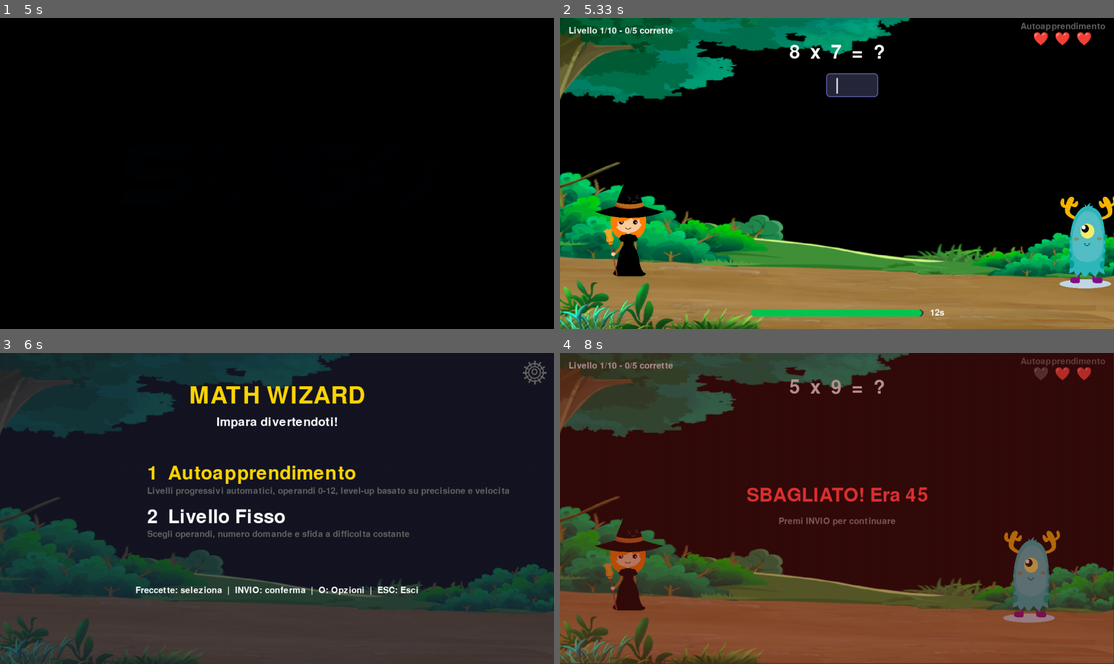
Above: before the commit, frames 1-4 (two rows, left to right).
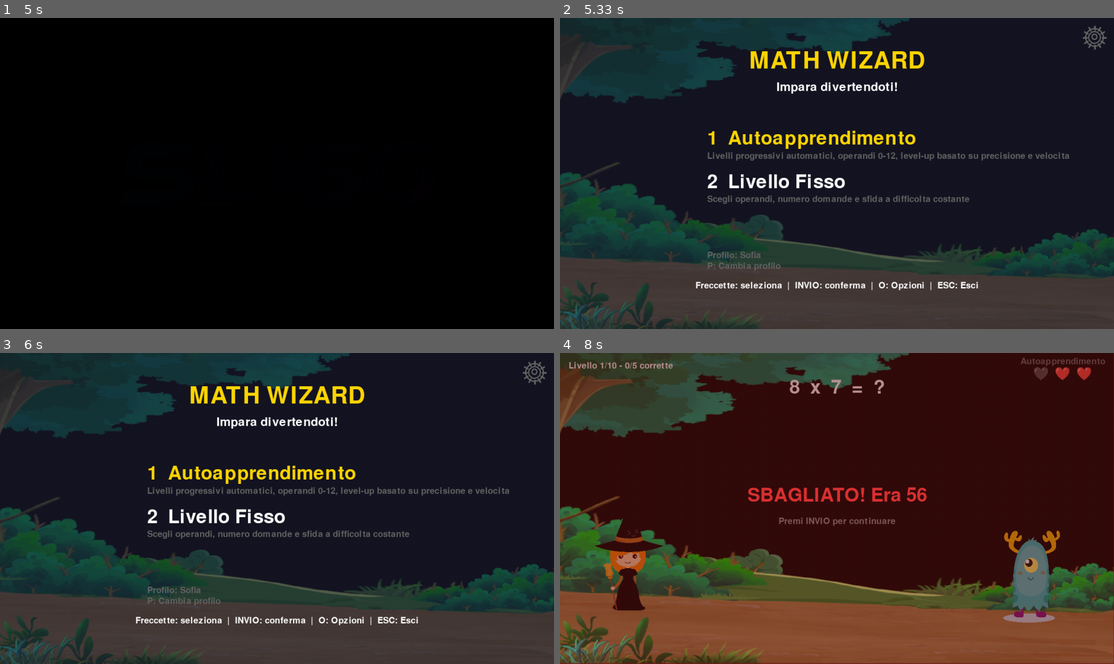
Above: after the commit, the same moments.

Repository: thefactor82/math-wizard
Game: pygame game, started from math-wizard.py
The game is run twice, just before and just after one commit, with the same random seed, the same clock (stepped at 60 frames per second) and the same inputs.
Inputs:
- Up to frame 1 (5 s): tap Enter at 0.33 s; hold Right from 4.53 s (still down)
- Up to frame 2 (5.33 s): release Right at 5.17 s; tap Enter at 5.2 s
- Up to frame 3 (6 s): hold P 5.53-5.9 s; hold Down 5.53-5.9 s; tap Esc at 5.93 s
- Up to frame 4 (8 s): hold Enter 6.27-6.63 s; hold Down 6.27-6.63 s; tap 1 at 6.67 s; tap Enter at 7.9 s

Frame 1 is identical in both runs. In frame 2, 99% of the frame differs, in the area x 0-100%, y 0-100%; in frame 3, 1.2%; in frame 4, 0.6%.

Commit message:
Add profile management

Diff:
--- a/math-wizard.py
+++ b/math-wizard.py
@@ -3,10 +3,11 @@
 import sys
 import os
 import math
+import json
 from datetime import datetime
 from collections import deque
 
-SESSIONS_FILE = "sessions.txt"
+PROFILES_DIR = "profiles"
 
 VITE_MAGO = 3
 TEMPO_LIMITE = 12
@@ -81,6 +82,7 @@
         self.font_tiny = pygame.font.Font(None, 22)
 
         self.carica_risorse()
+        self.gestione_profili()
         self.azzera_partita()
 
     def carica_risorse(self):
@@ -101,6 +103,77 @@
         self.heart_grey = pygame.transform.scale(pygame.image.load("lives_lost.png").convert_alpha(), (35, 35))
 
         self.logo = pygame.transform.scale(pygame.image.load("logo.png").convert_alpha(), (SCREEN_WIDTH, SCREEN_HEIGHT))
+
+    def gestione_profili(self):
+        os.makedirs(PROFILES_DIR, exist_ok=True)
+        idx_file = os.path.join(PROFILES_DIR, "profiles.json")
+        self.profilo_cursor = 0
+        self.profilo_input = ""
+        self.profilo_input_mode = False
+        self.config_operazione = "moltiplicazione"
+        self.config_somma_massima = 10
+        self.config_pool_a = [n < 10 for n in range(100)]
+        self.config_pool_b = [n < 10 for n in range(100)]
+        self.config_domande = 10
+        self.config_swap = True
+
+        self.profili = []
+        self.profilo_corrente = ""
+        if os.path.exists(idx_file):
+            try:
+                with open(idx_file, "r", encoding="utf-8") as f:
+                    data = json.load(f)
+                self.profili = [p for p in data.get("profiles", [])
+                                if os.path.isdir(os.path.join(PROFILES_DIR, p))]
+                self.profilo_corrente = data.get("current", "")
+                if self.profilo_corrente not in self.profili:
+                    self.profilo_corrente = ""
+            except (json.JSONDecodeError, Exception):
+                self.profili = []
+                self.profilo_corrente = ""
+        if self.profilo_corrente in self.profili:
+            self.carica_config_profilo(self.profilo_corrente)
+
+    def salva_profili(self):
+        path = os.path.join(PROFILES_DIR, "profiles.json")
+        with open(path, "w", encoding="utf-8") as f:
+            json.dump({"profiles": self.profili, "current": self.profilo_corrente}, f, indent=2)
+
+    def salva_config_profilo(self, nome=None):
+        nome = nome or self.profilo_corrente
+        if not nome:
+            return
+        prof_dir = os.path.join(PROFILES_DIR, nome)
+        os.makedirs(prof_dir, exist_ok=True)
+        path = os.path.join(prof_dir, "config.json")
+        data = {
+            "operazione": self.config_operazione,
+            "somma_massima": self.config_somma_massima,
+            "pool_a": self.config_pool_a,
+            "pool_b": self.config_pool_b,
+            "domande": self.config_domande,
+            "swap": self.config_swap,
+        }
+        with open(path, "w", encoding="utf-8") as f:
+            json.dump(data, f, indent=2)
+
+    def carica_config_profilo(self, nome):
+        path = os.path.join(PROFILES_DIR, nome, "config.json")
+        if os.path.exists(path):
+            with open(path, "r", encoding="utf-8") as f:
+                data = json.load(f)
+            self.config_operazione = data.get("operazione", self.config_operazione)
+            self.config_somma_massima = data.get("somma_massima", self.config_somma_massima)
+            self.config_pool_a = data.get("pool_a", self.config_pool_a)
+            self.config_pool_b = data.get("pool_b", self.config_pool_b)
+            self.config_domande = data.get("domande", self.config_domande)
+            self.config_swap = data.get("swap", self.config_swap)
+
+    def percorso_sessioni(self):
+        nome = self.profilo_corrente or "_fallback"
+        prof_dir = os.path.join(PROFILES_DIR, nome)
+        os.makedirs(prof_dir, exist_ok=True)
+        return os.path.join(prof_dir, "sessions.txt")
 
     def azzera_partita(self):
         self.modalita = "auto"
@@ -256,7 +329,45 @@
                 if self.debug_buf == "debug":
                     self.debug = not self.debug
                     self.debug_buf = ""
-            if self.state == "menu":
+            if self.state == "profile_select":
+                if self.profilo_input_mode:
+                    if event.key == pygame.K_ESCAPE:
+                        self.profilo_input_mode = False
+                        self.profilo_input = ""
+                    elif event.key == pygame.K_RETURN and self.profilo_input.strip():
+                        nuovo = self.profilo_input.strip()
+                        if nuovo not in self.profili:
+                            self.profili.append(nuovo)
+                            self.salva_config_profilo(nuovo)
+                            self.profilo_corrente = nuovo
+                            self.salva_profili()
+                            self.profilo_input = ""
+                            self.profilo_input_mode = False
+                            self.state = "menu"
+                    elif event.key == pygame.K_BACKSPACE:
+                        self.profilo_input = self.profilo_input[:-1]
+                    elif event.unicode and event.unicode.isprintable() and len(self.profilo_input) < 30:
+                        self.profilo_input += event.unicode
+                    return
+                if event.key == pygame.K_UP:
+                    self.profilo_cursor = (self.profilo_cursor - 1) % (len(self.profili) + 1)
+                elif event.key == pygame.K_DOWN:
+                    self.profilo_cursor = (self.profilo_cursor + 1) % (len(self.profili) + 1)
+                elif event.key == pygame.K_RETURN:
+                    if self.profilo_cursor < len(self.profili):
+                        self.profilo_corrente = self.profili[self.profilo_cursor]
+                        self.carica_config_profilo(self.profilo_corrente)
+                        self.salva_profili()
+                        self.state = "menu"
+                    else:
+                        self.profilo_input_mode = True
+                        self.profilo_input = ""
+                elif event.key == pygame.K_ESCAPE:
+                    if self.profili:
+                        self.state = "menu"
+                    else:
+                        self.running = False
+            elif self.state == "menu":
                 if event.key == pygame.K_UP:
                     self.menu_cursor = 0
                 elif event.key == pygame.K_DOWN:
@@ -272,6 +383,12 @@
                     self.avvia_partita()
                 elif event.key == pygame.K_o:
                     self.state = "opzioni"
+                elif event.key == pygame.K_p:
+                    if self.profilo_corrente in self.profili:
+                        self.profilo_cursor = self.profili.index(self.profilo_corrente)
+                    else:
+                        self.profilo_cursor = 0
+                    self.state = "profile_select"
                 elif event.key == pygame.K_ESCAPE:
                     self.running = False
             elif self.state == "opzioni":
@@ -336,6 +453,7 @@
             self.state = "opzioni"
             return
         if event.key == pygame.K_RETURN:
+            self.salva_config_profilo()
             self.state = "menu"
             return
 
@@ -495,7 +613,7 @@
             self.hit_timer -= 1
         if self.state == "splash":
             if pygame.time.get_ticks() - self.splash_start >= 5000:
-                self.state = "menu"
+                self.state = "profile_select"
             return
         if self.state == "gameover":
             return
@@ -522,6 +640,8 @@
     def disegna(self):
         if self.state == "splash":
             self.disegna_splash()
+        elif self.state == "profile_select":
+            self.disegna_profilo()
         elif self.state == "gioco" and not self.game_over:
             self.disegna_gioco()
         else:
@@ -555,6 +675,60 @@
         overlay.fill(BLACK)
         self.screen.blit(overlay, (0, 0))
 
+    def disegna_profilo(self):
+        overlay = pygame.Surface((SCREEN_WIDTH, SCREEN_HEIGHT))
+        overlay.set_alpha(200)
+        overlay.fill(BG_DARK)
+        self.screen.blit(overlay, (0, 0))
+
+        if self.profilo_input_mode:
+            titolo = self.font_titolo.render("NUOVO PROFILO", True, GOLD)
+            rect = titolo.get_rect(center=(SCREEN_WIDTH // 2, 120))
+            self.screen.blit(titolo, rect)
+
+            lbl = self.font_medio.render("Inserisci il nome:", True, WHITE)
+            rect = lbl.get_rect(center=(SCREEN_WIDTH // 2, 260))
+            self.screen.blit(lbl, rect)
+
+            txt = self.profilo_input + ("|" if pygame.time.get_ticks() % 1000 < 500 else " ")
+            surf = self.font_input.render(txt, True, WHITE)
+            box = surf.get_rect(center=(SCREEN_WIDTH // 2, 330))
+            bg = box.inflate(40, 16)
+            bg.width = max(bg.width, 200)
+            pygame.draw.rect(self.screen, (40, 40, 60), bg, border_radius=8)
+            pygame.draw.rect(self.screen, (100, 100, 180), bg, 2, border_radius=8)
+            self.screen.blit(surf, box)
+
+            if self.profilo_input:
+                hint = self.font_piccolo.render("INVIO per confermare", True, GRAY)
+                rect = hint.get_rect(center=(SCREEN_WIDTH // 2, 380))
+                self.screen.blit(hint, rect)
+            back = self.font_piccolo.render("ESC: annulla", True, GRAY)
+            rect = back.get_rect(center=(SCREEN_WIDTH // 2, SCREEN_HEIGHT - 60))
+            self.screen.blit(back, rect)
+            return
+
+        titolo = self.font_titolo.render("SELEZIONA PROFILO", True, GOLD)
+        rect = titolo.get_rect(center=(SCREEN_WIDTH // 2, 80))
+        self.screen.blit(titolo, rect)
+
+        voci = self.profili + ["+ Nuovo profilo"]
+        nuovo_idx = len(self.profili)
+        for i, voce in enumerate(voci):
+            y = 170 + i * 60
+            col = GOLD if i == self.profilo_cursor else WHITE
+            txt = self.font_grande.render(voce, True, col)
+            rect = txt.get_rect(midleft=(SCREEN_WIDTH // 2 - 200, y))
+            self.screen.blit(txt, rect)
+            if i < nuovo_idx and voce == self.profilo_corrente:
+                ok = self.font_piccolo.render("(attivo)", True, GRAY)
+                rect = ok.get_rect(midleft=(SCREEN_WIDTH // 2 + 150, y + 20))
+                self.screen.blit(ok, rect)
+
+        info = self.font_piccolo.render("Freccette: naviga  |  INVIO: seleziona  |  ESC: esci", True, GRAY)
+        rect = info.get_rect(center=(SCREEN_WIDTH // 2, SCREEN_HEIGHT - 60))
+        self.screen.blit(info, rect)
+
     def disegna_menu(self):
         overlay = pygame.Surface((SCREEN_WIDTH, SCREEN_HEIGHT))
         overlay.set_alpha(180)
@@ -598,8 +772,15 @@
         rect = gear_label.get_rect(center=(cx, cy))
         self.screen.blit(gear_label, rect)
 
+        profilo_lbl = self.font_piccolo.render(f"Profilo: {self.profilo_corrente}", True, GRAY)
+        rect = profilo_lbl.get_rect(midleft=(SCREEN_WIDTH // 2 - 300, 550))
+        self.screen.blit(profilo_lbl, rect)
+        cambia_lbl = self.font_piccolo.render("P: Cambia profilo", True, GRAY)
+        rect = cambia_lbl.get_rect(midleft=(SCREEN_WIDTH // 2 - 300, 575))
+        self.screen.blit(cambia_lbl, rect)
+
         info = self.font_piccolo.render("Freccette: seleziona  |  INVIO: conferma  |  O: Opzioni  |  ESC: Esci", True, WHITE)
-        rect = info.get_rect(center=(SCREEN_WIDTH // 2, 550))
+        rect = info.get_rect(center=(SCREEN_WIDTH // 2, 620))
         self.screen.blit(info, rect)
 
     def disegna_opzioni(self):
@@ -1000,13 +1181,15 @@
             pool_a_txt = ",".join(str(n) for n in self.pool_a)
             pool_b_txt = ",".join(str(n) for n in self.pool_b)
             riga = f"{now} | Livello Fisso | {op_txt} | Corrette: {tot_corrette} | Sbagliate: {tot_sbagliate} | Pool A: [{pool_a_txt}] | Pool B: [{pool_b_txt}] | Domande: {self.domande_fatte}/{self.domande_totali} | Tempo medio: {tempo_medio:.1f}s"
-        with open(SESSIONS_FILE, "a", encoding="utf-8") as f:
+        path = self.percorso_sessioni()
+        with open(path, "a", encoding="utf-8") as f:
             f.write(riga + "\n")
 
     def carica_sessioni(self):
-        if not os.path.exists(SESSIONS_FILE):
+        path = self.percorso_sessioni()
+        if not os.path.exists(path):
             return []
-        with open(SESSIONS_FILE, "r", encoding="utf-8") as f:
+        with open(path, "r", encoding="utf-8") as f:
             righe = f.readlines()
         ultime = [r.strip() for r in righe if r.strip()]
         return list(reversed(ultime[-6:]))
--- /dev/null
+++ b/profiles/Giulia/config.json
@@ -0,0 +1,210 @@
+{
+  "operazione": "moltiplicazione",
+  "somma_massima": 20,
+  "pool_a": [
+    false,
+    false,
+    false,
+    false,
+    false,
+    false,
+    false,
+    true,
+    true,
+    true,
+    false,
+    false,
+    false,
+    true,
+    true,
+    true,
+    true,
+    true,
+    true,
+    true,
+    false,
+    false,
+    false,
+    false,
+    false,
+    false,
+    false,
+    false,
+    false,
+    false,
+    false,
+    false,
+    false,
+    false,
+    false,
+    false,
+    false,
+    false,
+    false,
+    false,
+    false,
+    false,
+    false,
+    false,
+    false,
+    false,
+    false,
+    false,
+    false,
+    false,
+    false,
+    false,
+    false,
+    false,
+    false,
+    false,
+    false,
+    false,
+    false,
+    false,
+    false,
+    false,
+    false,
+    false,
+    false,
+    false,
+    false,
+    false,
+    false,
+    false,
+    false,
+    false,
+    false,
+    false,
+    false,
+    false,
+    false,
+    false,
+    false,
+    false,
+    false,
+    false,
+    false,
+    false,
+    false,
+    false,
+    false,
+    false,
+    false,
+    false,
+    false,
+    false,
+    false,
+    false,
+    false,
+    false,
+    false,
+    false,
+    false,
+    false
+  ],
+  "pool_b": [
+    false,
+    false,
+    false,
+    false,
+    false,
+    false,
+    true,
+    true,
+    true,
+    true,
+    false,
+    false,
+    false,
+    false,
+    false,
+    false,
+    false,
+    false,
+    false,
+    false,
+    false,
+    false,
+    false,
+    false,
+    false,
+    false,
+    false,
+    false,
+    false,
+    false,
+    false,
+    false,
+    false,
+    false,
+    false,
+    false,
+    false,
+    false,
+    false,
+    false,
+    false,
+    false,
+    false,
+    false,
+    false,
+    false,
+    false,
+    false,
+    false,
+    false,
+    false,
+    false,
+    false,
+    false,
+    false,
+    false,
+    false,
+    false,
+    false,
+    false,
+    false,
+    false,
+    false,
+    false,
+    false,
+    false,
+    false,
+    false,
+    false,
+    false,
+    false,
+    false,
+    false,
+    false,
+    false,
+    false,
+    false,
+    false,
+    false,
+    false,
+    false,
+    false,
+    false,
+    false,
+    false,
+    false,
+    false,
+    false,
+    false,
+    false,
+    false,
+    false,
+    false,
+    false,
+    false,
+    false,
+    false,
+    false,
+    false,
+    false
+  ],
+  "domande": 15,
+  "swap": true
+}
--- /dev/null
+++ b/profiles/Sofia/config.json
@@ -0,0 +1,210 @@
+{
+  "operazione": "moltiplicazione",
+  "somma_massima": 10,
+  "pool_a": [
+    true,
+    true,
+    true,
+    true,
+    true,
+    true,
+    true,
+    true,
+    true,
+    true,
+    false,
+    false,
+    false,
+    false,
+    false,
+    false,
+    false,
+    false,
+    false,
+    false,
+    false,
+    false,
+    false,
+    false,
+    false,
+    false,
+    false,
+    false,
+    false,
+    false,
+    false,
+    false,
+    false,
+    false,
+    false,
+    false,
+    false,
+    false,
+    false,
+    false,
+    false,
+    false,
+    false,
+    false,
+    false,
+    false,
+    false,
+    false,
+    false,
+    false,
+    false,
+    false,
+    false,
+    false,
+    false,
+    false,
+    false,
+    false,
+    false,
+    false,
+    false,
+    false,
+    false,
+    false,
+    false,
+    false,
+    false,
+    false,
+    false,
+    false,
+    false,
+    false,
+    false,
+    false,
+    false,
+    false,
+    false,
+    false,
+    false,
+    false,
+    false,
+    false,
+    false,
+    false,
+    false,
+    false,
+    false,
+    false,
+    false,
+    false,
+    false,
+    false,
+    false,
+    false,
+    false,
+    false,
+    false,
+    false,
+    false,
+    false
+  ],
+  "pool_b": [
+    true,
+    true,
+    true,
+    true,
+    true,
+    true,
+    true,
+    true,
+    true,
+    true,
+    false,
+    false,
+    false,
+    false,
+    false,
+    false,
+    false,
+    false,
+    false,
+    false,
+    false,
+    false,
+    false,
+    false,
+    false,
+    false,
+    false,
+    false,
+    false,
+    false,
+    false,
+    false,
+    false,
+    false,
+    false,
+    false,
+    false,
+    false,
+    false,
+    false,
+    false,
+    false,
+    false,
+    false,
+    false,
+    false,
+    false,
+    false,
+    false,
+    false,
+    false,
+    false,
+    false,
+    false,
+    false,
+    false,
+    false,
+    false,
+    false,
+    false,
+    false,
+    false,
+    false,
+    false,
+    false,
+    false,
+    false,
+    false,
+    false,
+    false,
+    false,
+    false,
+    false,
+    false,
+    false,
+    false,
+    false,
+    false,
+    false,
+    false,
+    false,
+    false,
+    false,
+    false,
+    false,
+    false,
+    false,
+    false,
+    false,
+    false,
+    false,
+    false,
+    false,
+    false,
+    false,
+    false,
+    false,
+    false,
+    false,
+    false
+  ],
+  "domande": 10,
+  "swap": true
+}
--- /dev/null
+++ b/profiles/profiles.json
@@ -0,0 +1,7 @@
+{
+  "profiles": [
+    "Sofia",
+    "Giulia"
+  ],
+  "current": "Giulia"
+}
--- a/sessions.txt
+++ /dev/null
@@ -1,45 +0,0 @@
-2026-06-21 16:25 | Livello Fisso | Corrette: 20 | Sbagliate: 0 | Pool A: [6,7] | Pool B: [4,5,6,7,8,9] | Domande: 20/20 | Tempo medio: 4.2s
-2026-06-21 16:30 | Livello Fisso | Corrette: 18 | Sbagliate: 2 | Pool A: [6,7,8] | Pool B: [3,4,5,6,7,8,9] | Domande: 20/20 | Tempo medio: 5.7s
-2026-06-21 16:32 | Livello Fisso | Corrette: 19 | Sbagliate: 1 | Pool A: [6,7,8] | Pool B: [3,4,5,6,7,8,9] | Domande: 20/20 | Tempo medio: 4.3s
-2026-06-21 16:37 | Livello Fisso | Corrette: 20 | Sbagliate: 0 | Pool A: [6,7,8] | Pool B: [3,4,5,6,7,8,9] | Domande: 20/20 | Tempo medio: 3.2s
-2026-06-21 16:45 | Livello Fisso | Corrette: 5 | Sbagliate: 0 | Pool A: [0,1,2,3,4,5,6,7,8,9] | Pool B: [0,1,2,3,4,5,6,7,8,9] | Domande: 5/5 | Tempo medio: 4.2s
-2026-06-21 16:54 | Livello Fisso | Corrette: 4 | Sbagliate: 1 | Pool A: [0,1,2,3,4,5,6,7,8,9] | Pool B: [0,1,2,3,4,5,6,7,8,9] | Domande: 5/5 | Tempo medio: 3.8s
-2026-06-26 11:26 | Livello Fisso | Corrette: 9 | Sbagliate: 1 | Pool A: [5,6,7] | Pool B: [3,4,5,6,7,8,9] | Domande: 10/10 | Tempo medio: 4.1s
-2026-06-26 11:28 | Livello Fisso | Corrette: 10 | Sbagliate: 0 | Pool A: [5,6,7,8] | Pool B: [3,4,5,6,7,8,9] | Domande: 10/10 | Tempo medio: 4.3s
-2026-06-26 11:39 | Livello Fisso | Corrette: 13 | Sbagliate: 2 | Pool A: [7,8,9] | Pool B: [4,5,6,7,8,9] | Domande: 15/15 | Tempo medio: 6.4s
-2026-06-26 11:40 | Livello Fisso | Corrette: 15 | Sbagliate: 0 | Pool A: [7,8,9] | Pool B: [5,6,7,8,9] | Domande: 15/15 | Tempo medio: 4.3s
-2026-06-26 11:44 | Livello Fisso | Corrette: 15 | Sbagliate: 0 | Pool A: [7,8,9] | Pool B: [6,7,8,9] | Domande: 15/15 | Tempo medio: 4.4s
-2026-06-26 11:56 | Livello Fisso | Corrette: 0 | Sbagliate: 3 | Pool A: [0,1,2,3,4,5,6,7,8,9] | Pool B: [0,1,2,3,4,5,6,7,8,9] | Domande: 3/10 | Tempo medio: 2.6s
-2026-06-26 11:56 | Livello Fisso | Corrette: 1 | Sbagliate: 0 | Pool A: [0,1,2,3,4,5,6,7,8,9] | Pool B: [0,1,2,3,4,5,6,7,8,9] | Domande: 1/1 | Tempo medio: 1.9s
-2026-06-26 12:52 | Livello Fisso | Corrette: 2 | Sbagliate: 0 | Pool A: [9] | Pool B: [0,1,2,3,4,5,6,7,8,9] | Domande: 2/2 | Tempo medio: 4.1s
-2026-06-29 11:39 | Livello Fisso | Corrette: 14 | Sbagliate: 1 | Pool A: [6,7,8,9] | Pool B: [4,5,6,7,8,9] | Domande: 15/15 | Tempo medio: 4.8s
-2026-06-29 11:41 | Livello Fisso | Corrette: 14 | Sbagliate: 1 | Pool A: [6,7,8,9] | Pool B: [4,5,6,7,8,9] | Domande: 15/15 | Tempo medio: 4.6s
-2026-06-29 11:43 | Livello Fisso | Corrette: 14 | Sbagliate: 1 | Pool A: [6,7,8,9] | Pool B: [4,5,6,7,8,9] | Domande: 15/15 | Tempo medio: 3.8s
-2026-06-29 11:46 | Livello Fisso | Corrette: 15 | Sbagliate: 0 | Pool A: [6,7,8,9] | Pool B: [4,5,6,7,8,9] | Domande: 15/15 | Tempo medio: 4.2s
-2026-06-29 12:54 | Livello Fisso | Corrette: 15 | Sbagliate: 0 | Pool A: [7,8,9] | Pool B: [3,4,5,6,7,8,9] | Domande: 15/15 | Tempo medio: 3.5s
-2026-06-29 12:57 | Livello Fisso | Corrette: 15 | Sbagliate: 0 | Pool A: [7,8,9] | Pool B: [4,5,6,7,8,9] | Domande: 15/15 | Tempo medio: 4.9s
-2026-06-29 12:59 | Livello Fisso | Corrette: 15 | Sbagliate: 0 | Pool A: [7,8,9] | Pool B: [4,5,6,7,8,9] | Domande: 15/15 | Tempo medio: 3.4s
-2026-06-29 13:01 | Livello Fisso | Corrette: 10 | Sbagliate: 0 | Pool A: [7,8,9] | Pool B: [4,5,6,7,8,9] | Domande: 10/10 | Tempo medio: 3.1s
-2026-06-29 15:44 | Livello Fisso | Corrette: 14 | Sbagliate: 1 | Pool A: [7,8,9] | Pool B: [3,4,5,6,7,8,9] | Domande: 15/15 | Tempo medio: 3.5s
-2026-06-29 15:46 | Livello Fisso | Corrette: 15 | Sbagliate: 0 | Pool A: [7,8,9] | Pool B: [3,4,5,6,7,8,9] | Domande: 15/15 | Tempo medio: 3.4s
-2026-06-29 15:48 | Livello Fisso | Corrette: 15 | Sbagliate: 0 | Pool A: [7,8,9] | Pool B: [4,5,6,7,8,9] | Domande: 15/15 | Tempo medio: 3.7s
-2026-06-29 15:49 | Livello Fisso | Corrette: 14 | Sbagliate: 1 | Pool A: [7,8,9] | Pool B: [4,5,6,7,8,9] | Domande: 15/15 | Tempo medio: 3.5s
-2026-06-29 18:15 | Livello Fisso | Addizione | Corrette: 8 | Sbagliate: 2 | Pool A: [0,1,2,3,4,5,6,7,8,9,10,11,12,13,14,15,16,17,18,19] | Pool B: [0,1,2,3,4,5,6,7,8,9,10,11,12,13,14,15,16,17,18,19] | Domande: 10/10 | Tempo medio: 5.4s
-2026-06-29 18:17 | Livello Fisso | Addizione | Corrette: 9 | Sbagliate: 1 | Pool A: [0,1,2,3,4,5,6,7,8,9,10,11,12,13,14,15,16,17,18,19] | Pool B: [0,1,2,3,4,5,6,7,8,9,10,11,12,13,14,15,16,17,18,19] | Domande: 10/10 | Tempo medio: 4.9s
-2026-06-29 18:20 | Livello Fisso | Addizione | Corrette: 10 | Sbagliate: 3 | Pool A: [0,1,2,3,4,5,6,7,8,9,10,11,12,13,14,15,16,17,18,19] | Pool B: [0,1,2,3,4,5,6,7,8,9,10,11,12,13,14,15,16,17,18,19] | Domande: 13/15 | Tempo medio: 5.5s
-2026-06-29 18:23 | Livello Fisso | Addizione | Corrette: 14 | Sbagliate: 1 | Pool A: [0,1,2,3,4,5,6,7,8,9,10,11,12,13,14,15,16,17,18,19] | Pool B: [0,1,2,3,4,5,6,7,8,9,10,11,12,13,14,15,16,17,18,19] | Domande: 15/15 | Tempo medio: 4.6s
-2026-06-29 18:26 | Livello Fisso | Addizione | Corrette: 0 | Sbagliate: 3 | Pool A: [0,1,2,3,4,5,6,7,8,9,10,11,12,13,14,15,16,17,18,19] | Pool B: [0,1,2,3,4,5,6,7,8,9,10,11,12,13,14,15,16,17,18,19] | Domande: 3/15 | Tempo medio: 1.3s
-2026-06-29 18:28 | Livello Fisso | Addizione | Corrette: 14 | Sbagliate: 1 | Pool A: [0,1,2,3,4,5,6,7,8,9] | Pool B: [0,1,2,3,4,5,6,7,8,9] | Domande: 15/15 | Tempo medio: 4.6s
-2026-06-29 18:31 | Livello Fisso | Addizione | Corrette: 15 | Sbagliate: 0 | Pool A: [0,1,2,3,4,5,6,7,8,9] | Pool B: [0,1,2,3,4,5,6,7,8,9] | Domande: 15/15 | Tempo medio: 4.6s
-2026-06-29 18:33 | Livello Fisso | Addizione | Corrette: 15 | Sbagliate: 0 | Pool A: [0,1,2,3,4,5,6,7,8,9] | Pool B: [0,1,2,3,4,5,6,7,8,9] | Domande: 15/15 | Tempo medio: 4.8s
-2026-06-29 18:34 | Livello Fisso | Addizione | Corrette: 6 | Sbagliate: 3 | Pool A: [0,1,2,3,4,5,6,7,8,9] | Pool B: [0,1,2,3,4,5,6,7,8,9] | Domande: 9/15 | Tempo medio: 3.4s
-2026-06-29 18:39 | Livello Fisso | Addizione | Corrette: 1 | Sbagliate: 3 | Pool A: [0,1,2,3,4,5,6,7,8,9,10,11,12,13,14,15,16,17,18,19] | Pool B: [0,1,2,3,4,5,6,7,8,9,10,11,12,13,14,15,16,17,18,19] | Domande: 4/15 | Tempo medio: 3.4s
-2026-06-29 18:39 | Livello Fisso | Addizione | Corrette: 0 | Sbagliate: 3 | Pool A: [0,1,2,3,4,5,6,7,8,9,10,11,12,13,14,15,16,17,18,19] | Pool B: [0,1,2,3,4,5,6,7,8,9,10,11,12,13,14,15,16,17,18,19] | Domande: 3/15 | Tempo medio: 2.0s
-2026-06-29 18:40 | Livello Fisso | Addizione | Corrette: 0 | Sbagliate: 3 | Pool A: [0,1,2,3,4,5,6,7,8,9,10,11,12,13,14,15,16,17,18,19] | Pool B: [0,1,2,3,4,5,6,7,8,9,10,11,12,13,14,15,16,17,18,19] | Domande: 3/15 | Tempo medio: 1.2s
-2026-06-29 18:42 | Livello Fisso | Addizione | Corrette: 15 | Sbagliate: 0 | Pool A: [0,1,2,3,4,5,6,7,8,9] | Pool B: [0,1,2,3,4,5,6,7,8,9] | Domande: 15/15 | Tempo medio: 3.8s
-2026-06-29 18:43 | Livello Fisso | Addizione | Corrette: 0 | Sbagliate: 3 | Pool A: [0,1,2,3,4,5,6,7,8,9] | Pool B: [0,1,2,3,4,5,6,7,8,9] | Domande: 3/15 | Tempo medio: 1.1s
-2026-06-29 18:43 | Livello Fisso | Addizione | Corrette: 1 | Sbagliate: 3 | Pool A: [0,1,2,3,4,5,6,7,8,9] | Pool B: [0,1,2,3,4,5,6,7,8,9] | Domande: 4/15 | Tempo medio: 2.6s
-2026-06-29 18:45 | Livello Fisso | Addizione | Corrette: 14 | Sbagliate: 1 | Pool A: [0,1,2,3,4,5,6,7,8,9] | Pool B: [0,1,2,3,4,5,6,7,8,9] | Domande: 15/15 | Tempo medio: 4.3s
-2026-06-29 18:46 | Livello Fisso | Addizione | Corrette: 0 | Sbagliate: 3 | Pool A: [0,1,2,3,4,5,6,7,8,9] | Pool B: [0,1,2,3,4,5,6,7,8,9] | Domande: 3/15 | Tempo medio: 0.5s
-2026-06-29 18:48 | Livello Fisso | Addizione | Corrette: 1 | Sbagliate: 3 | Pool A: [0,1,2,3,4,5,6,7,8,9] | Pool B: [0,1,2,3,4,5,6,7,8,9] | Domande: 4/15 | Tempo medio: 1.4s
-2026-06-29 18:50 | Livello Fisso | Addizione | Corrette: 15 | Sbagliate: 0 | Pool A: [0,1,2,3,4,5,6,7,8,9] | Pool B: [0,1,2,3,4,5,6,7,8,9] | Domande: 15/15 | Tempo medio: 4.6s
